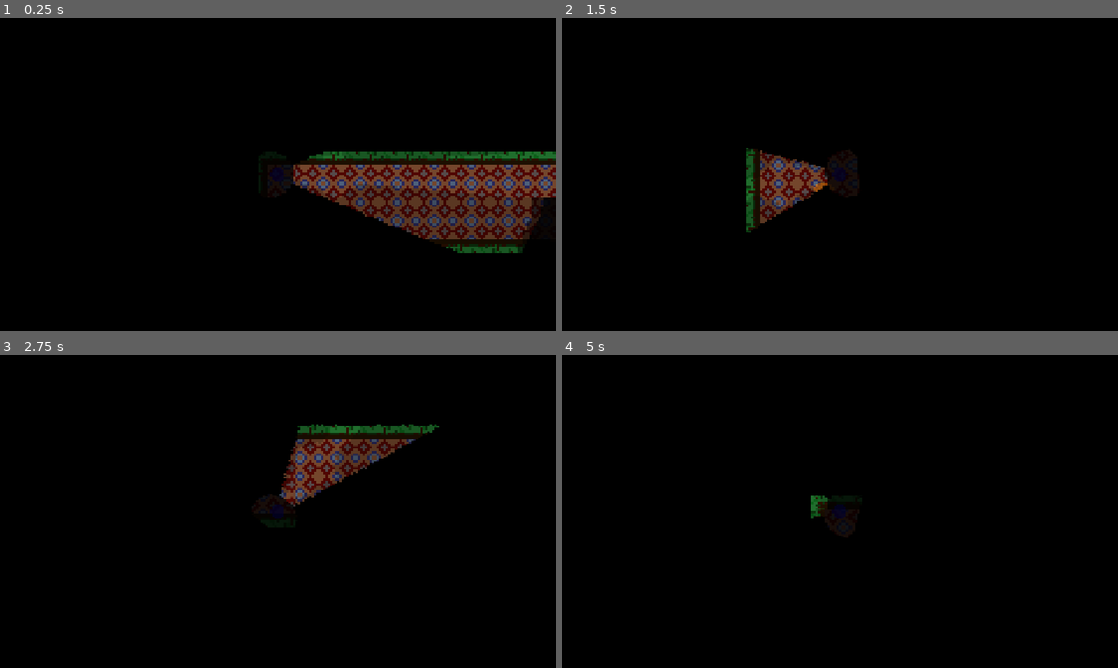
Above: before the commit, frames 1-4 (two rows, left to right).
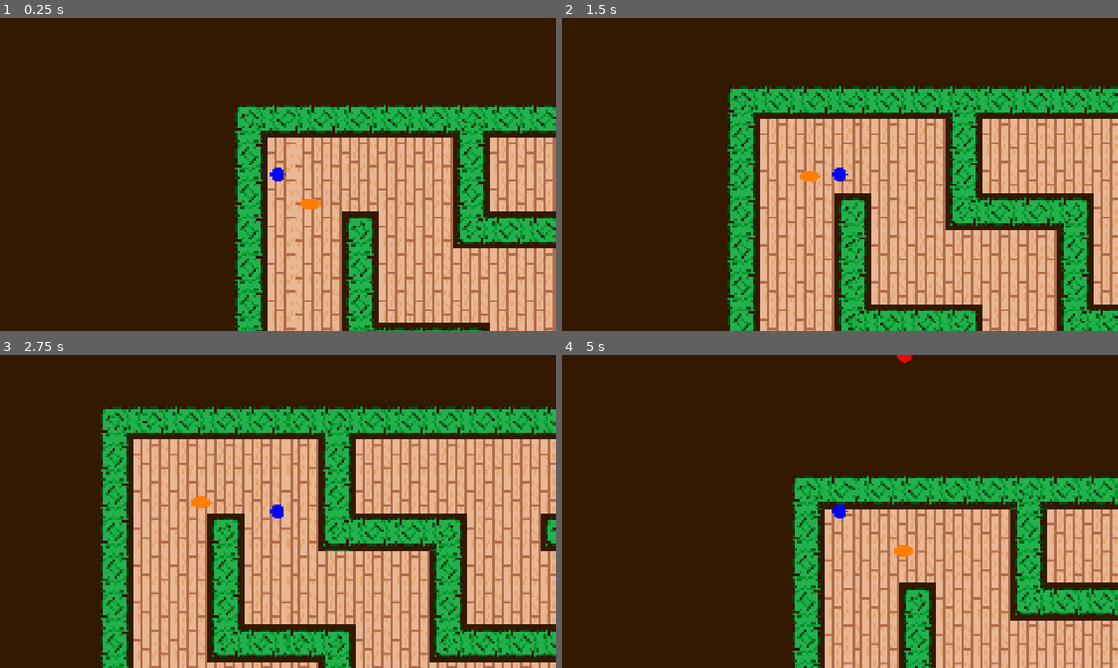
Above: after the commit, the same moments.

Repository: pt50hgm/DogMaze
Game: Godot game, scene res://Scenes/Game Scenes/Main.tscn
Two runs of this game, one before a commit and one after it. Both use one fixed random seed, a clock stepped at 60 frames per second and the inputs below.
Inputs (mouse positions are in pixels of both pictures, inside the frame that each line leads up to):
- Up to frame 1 (0.25 s): no input
- Up to frame 2 (1.5 s): hold Right (right) 0.53-1.28 s; hold X (call_dog) 0.53-1.28 s; click (840, 174) at 0.67 s; move the mouse to (728, 190) at 1.27 s; hold Down (down) from 1.28 s (still down); tap C (turbo_charge) at 1.35 s; click (728, 190) at 1.42 s
- Up to frame 3 (2.75 s): move the mouse to (333, 442) at 2.02 s; release Down (down) at 2.03 s; hold Right (right) from 2.03 s (still down); hold X (call_dog) from 2.03 s (still down); click (333, 442) at 2.17 s
- Up to frame 4 (5 s): move the mouse to (812, 574) at 2.77 s; release Right (right) at 2.78 s; release X (call_dog) at 2.78 s; hold W (up) 2.78-3.53 s; tap C (turbo_charge) at 2.85, 4.35 s; click (812, 574) at 2.92 s; move the mouse to (1006, 558) at 3.52 s; hold X (call_dog) 3.53-4.28 s; hold A (left) from 3.53 s (still down); click (1006, 558) at 3.67 s; move the mouse to (673, 464) at 4.27 s; click (673, 464) at 4.42 s

The runs differ from the first frame. In frame 1, 100% of the frame differs, in the area x 0-100%, y 0-100%; in frame 2, 100%; in frame 3, 100%; in frame 4, 100%.

Commit message:
Random spawn and exits
-Refactored scene hierarchy
-Added scene transition functionality
-Randomized spawn and exits for level 1

Diff:
--- /dev/null
+++ b/Scenes/Game Scenes/Level.gd
@@ -0,0 +1,41 @@
+extends Node2D
+
+
+# Declare member variables here. Examples:
+# var a = 2
+# var b = "text"
+export var dogStartOffset = Vector2(100, 100)
+
+onready var startPoints = $Navigation2D/Maze/StartPoints.get_children()
+onready var player = $Player
+onready var dog = $Navigation2D/Dog
+onready var maze = $Navigation2D/Maze
+onready var tileMap = $Navigation2D/Maze/TileMap
+
+var rng = RandomNumberGenerator.new()
+
+func set_player_to_start():
+	var randI = rng.randi_range(0, startPoints.size()-1)
+	var pos = startPoints[randI].position
+	player.position = pos
+	dog.position = player.position + dogStartOffset
+
+func set_maze_exit():
+	var randI = rng.randi_range(0, maze.exitYCoords.size()-1)
+	var exitYCoord = maze.exitYCoords[randI]
+
+	var v1 = Vector2(maze.exitXCoord, exitYCoord)
+	var v2 = Vector2(maze.exitXCoord, exitYCoord+1)
+	tileMap.set_cellv(v1, maze.floorTile)
+	tileMap.set_cellv(v2, maze.floorTile)
+	tileMap.update_bitmask_area(v1)
+	tileMap.update_bitmask_area(v2)
+
+# Called when the node enters the scene tree for the first time.
+func _ready():
+	set_player_to_start()
+	set_maze_exit()
+
+# Called every frame. 'delta' is the elapsed time since the previous frame.
+#func _process(delta):
+#	pass
--- /dev/null
+++ b/Scenes/Game Scenes/Level1.tscn
@@ -0,0 +1,28 @@
+[gd_scene load_steps=6 format=2]
+
+[ext_resource path="res://Scenes/Game Scenes/Maze1.tscn" type="PackedScene" id=1]
+[ext_resource path="res://Scenes/Objects/Dog.tscn" type="PackedScene" id=2]
+[ext_resource path="res://Scenes/Objects/Mimic.tscn" type="PackedScene" id=3]
+[ext_resource path="res://Scenes/Objects/Player.tscn" type="PackedScene" id=4]
+[ext_resource path="res://Scenes/Game Scenes/Level.gd" type="Script" id=5]
+
+[node name="Level" type="Node2D"]
+script = ExtResource( 5 )
+
+[node name="Navigation2D" type="Navigation2D" parent="."]
+
+[node name="Maze" parent="Navigation2D" instance=ExtResource( 1 )]
+
+[node name="Dog" parent="Navigation2D" instance=ExtResource( 2 )]
+position = Vector2( 320, 320 )
+moveSpeed = 3200.0
+followDuration = 20.0
+
+[node name="Mimic Manager" type="YSort" parent="Navigation2D"]
+
+[node name="Mimic" parent="Navigation2D/Mimic Manager" instance=ExtResource( 3 )]
+position = Vector2( 400, -400 )
+
+[node name="Player" parent="." instance=ExtResource( 4 )]
+position = Vector2( 160, 160 )
+turbo_light_energy = 1.5
--- a/Scenes/Game Scenes/Main.tscn
+++ b/Scenes/Game Scenes/Main.tscn
@@ -1,9 +1,7 @@
-[gd_scene load_steps=9 format=2]
+[gd_scene load_steps=7 format=2]
 
-[ext_resource path="res://Scenes/Game Scenes/Maze2.tscn" type="PackedScene" id=1]
-[ext_resource path="res://Scenes/Objects/Player.tscn" type="PackedScene" id=2]
-[ext_resource path="res://Scenes/Objects/Dog.tscn" type="PackedScene" id=3]
-[ext_resource path="res://Scenes/Objects/Mimic.tscn" type="PackedScene" id=5]
+[ext_resource path="res://Scenes/Game Scenes/Level1.tscn" type="PackedScene" id=1]
+[ext_resource path="res://Scripts/SceneManager.gd" type="Script" id=2]
 [ext_resource path="res://Scripts/TextureRect.gd" type="Script" id=7]
 
 [sub_resource type="Shader" id=163]
@@ -35,27 +33,10 @@
 handle_input_locally = false
 render_target_update_mode = 3
 
-[node name="Main" type="Node2D" parent="Viewport"]
+[node name="SceneManager" type="Node2D" parent="Viewport"]
+script = ExtResource( 2 )
 
-[node name="Navigation2D" type="Navigation2D" parent="Viewport/Main"]
-
-[node name="MazeManager" type="Node2D" parent="Viewport/Main/Navigation2D"]
-
-[node name="Maze" parent="Viewport/Main/Navigation2D/MazeManager" instance=ExtResource( 1 )]
-
-[node name="Dog" parent="Viewport/Main/Navigation2D" instance=ExtResource( 3 )]
-position = Vector2( 320, 320 )
-moveSpeed = 3200.0
-followDuration = 20.0
-
-[node name="Mimic Manager" type="YSort" parent="Viewport/Main/Navigation2D"]
-
-[node name="Mimic" parent="Viewport/Main/Navigation2D/Mimic Manager" instance=ExtResource( 5 )]
-position = Vector2( 400, -400 )
-
-[node name="Player" parent="Viewport/Main" instance=ExtResource( 2 )]
-position = Vector2( 160, 160 )
-turbo_light_energy = 1.5
+[node name="Level" parent="Viewport/SceneManager" instance=ExtResource( 1 )]
 
 [node name="TextureRect" type="TextureRect" parent="."]
 material = SubResource( 161 )
--- /dev/null
+++ b/Scenes/Game Scenes/Maze.gd
@@ -0,0 +1,19 @@
+extends Node2D
+
+export var exitXCoord : int
+export var exitYCoords : Array
+export var floorTile : int
+
+# Declare member variables here. Examples:
+# var a = 2
+# var b = "text"
+
+
+# Called when the node enters the scene tree for the first time.
+func _ready():
+	pass # Replace with function body.
+
+
+# Called every frame. 'delta' is the elapsed time since the previous frame.
+#func _process(delta):
+#	pass
--- a/Scenes/Game Scenes/Maze1.tscn
+++ b/Scenes/Game Scenes/Maze1.tscn
@@ -1,10 +1,14 @@
-[gd_scene load_steps=103 format=2]
+[gd_scene load_steps=105 format=2]
 
 [ext_resource path="res://Sprites/Maze/wooden_floor.png" type="Texture" id=1]
 [ext_resource path="res://Sprites/Maze/hedge_tileset.png" type="Texture" id=2]
+[ext_resource path="res://Scenes/Game Scenes/Maze.gd" type="Script" id=3]
 [ext_resource path="res://Sprites/Placeholders/Rect.png" type="Texture" id=4]
 [ext_resource path="res://Sprites/Maze/carpet.png" type="Texture" id=6]
 
+[sub_resource type="RectangleShape2D" id=167]
+extents = Vector2( 48, 4000 )
+
 [sub_resource type="OccluderPolygon2D" id=31]
 polygon = PoolVector2Array( 128, 128, 48, 128, 48, 48, 128, 48 )
 
@@ -662,6 +666,10 @@
 script = SubResource( 161 )
 
 [node name="Maze" type="Node2D"]
+script = ExtResource( 3 )
+exitXCoord = 69
+exitYCoords = [ 16, 28, 31, 43 ]
+floorTile = 5
 
 [node name="Background" type="Sprite" parent="."]
 modulate = Color( 0, 0, 0, 1 )
@@ -676,8 +684,36 @@
 scale = Vector2( 150, 100 )
 texture = ExtResource( 4 )
 
+[node name="Boundaries" type="Node2D" parent="."]
+
+[node name="LeftBound" type="StaticBody2D" parent="Boundaries"]
+position = Vector2( 64, 3000 )
+
+[node name="CollisionShape2D" type="CollisionShape2D" parent="Boundaries/LeftBound"]
+shape = SubResource( 167 )
+
+[node name="RightBound" type="Area2D" parent="Boundaries"]
+position = Vector2( 8960, 3000 )
+
+[node name="CollisionShape2D" type="CollisionShape2D" parent="Boundaries/RightBound"]
+shape = SubResource( 167 )
+
 [node name="TileMap" type="TileMap" parent="."]
 tile_set = SubResource( 2 )
 cell_size = Vector2( 128, 128 )
 format = 1
 tile_data = PoolIntArray( 0, 1, 4, 1, 1, 196609, 2, 1, 196609, 3, 1, 196609, 4, 1, 196609, 5, 1, 196609, 6, 1, 8, 7, 1, …(51908 unchanged characters)…
+
+[node name="StartPoints" type="Node2D" parent="."]
+
+[node name="StartPoint" type="Node2D" parent="StartPoints"]
+position = Vector2( 160, 256 )
+
+[node name="StartPoint2" type="Node2D" parent="StartPoints"]
+position = Vector2( 160, 1408 )
+
+[node name="StartPoint3" type="Node2D" parent="StartPoints"]
+position = Vector2( 160, 4480 )
+
+[node name="StartPoint4" type="Node2D" parent="StartPoints"]
+position = Vector2( 160, 5632 )
--- /dev/null
+++ b/Scenes/Game Scenes/SceneTransition.tscn
@@ -0,0 +1,83 @@
+[gd_scene load_steps=5 format=2]
+
+[ext_resource path="res://Scripts/SceneTransition.gd" type="Script" id=1]
+
+[sub_resource type="Animation" id=1]
+resource_name = "DissolveBlack"
+tracks/0/type = "value"
+tracks/0/path = NodePath("DissolveRectBlack:modulate")
+tracks/0/interp = 1
+tracks/0/loop_wrap = true
+tracks/0/imported = false
+tracks/0/enabled = true
+tracks/0/keys = {
+"times": PoolRealArray( 0, 1 ),
+"transitions": PoolRealArray( 2.2974, 2.2974 ),
+"update": 0,
+"values": [ Color( 1, 1, 1, 0 ), Color( 1, 1, 1, 1 ) ]
+}
+
+[sub_resource type="Animation" id=3]
+resource_name = "DissolveWhite"
+tracks/0/type = "value"
+tracks/0/path = NodePath("DissolveRectWhite:modulate")
+tracks/0/interp = 1
+tracks/0/loop_wrap = true
+tracks/0/imported = false
+tracks/0/enabled = true
+tracks/0/keys = {
+"times": PoolRealArray( 0, 1 ),
+"transitions": PoolRealArray( 2.2974, 2.2974 ),
+"update": 0,
+"values": [ Color( 1, 1, 1, 0 ), Color( 1, 1, 1, 1 ) ]
+}
+
+[sub_resource type="Animation" id=2]
+resource_name = "RESET"
+length = 0.01
+tracks/0/type = "value"
+tracks/0/path = NodePath("DissolveRectBlack:modulate")
+tracks/0/interp = 1
+tracks/0/loop_wrap = true
+tracks/0/imported = false
+tracks/0/enabled = true
+tracks/0/keys = {
+"times": PoolRealArray( 0 ),
+"transitions": PoolRealArray( 1 ),
+"update": 0,
+"values": [ Color( 1, 1, 1, 0 ) ]
+}
+tracks/1/type = "value"
+tracks/1/path = NodePath("DissolveRectWhite:modulate")
+tracks/1/interp = 1
+tracks/1/loop_wrap = true
+tracks/1/imported = false
+tracks/1/enabled = true
+tracks/1/keys = {
+"times": PoolRealArray( 0 ),
+"transitions": PoolRealArray( 1 ),
+"update": 0,
+"values": [ Color( 1, 1, 1, 0 ) ]
+}
+
+[node name="SceneTransition" type="CanvasLayer"]
+script = ExtResource( 1 )
+
+[node name="DissolveRectBlack" type="ColorRect" parent="."]
+modulate = Color( 1, 1, 1, 0 )
+margin_right = 1920.0
+margin_bottom = 1080.0
+mouse_filter = 2
+color = Color( 0, 0, 0, 1 )
+
+[node name="DissolveRectWhite" type="ColorRect" parent="."]
+modulate = Color( 1, 1, 1, 0 )
+margin_right = 1920.0
+margin_bottom = 1080.0
+mouse_filter = 2
+color = Color( 0.686275, 0.784314, 0.784314, 1 )
+
+[node name="AnimationPlayer" type="AnimationPlayer" parent="."]
+anims/DissolveBlack = SubResource( 1 )
+anims/DissolveWhite = SubResource( 3 )
+anims/RESET = SubResource( 2 )
--- a/Scenes/Objects/Dog.tscn
+++ b/Scenes/Objects/Dog.tscn
@@ -23,8 +23,11 @@
 frames = SubResource( 1 )
 
 [node name="NavigationAgent2D" type="NavigationAgent2D" parent="."]
+path_desired_distance = 10.0
+target_desired_distance = 50.0
 path_max_distance = 30.0
 avoidance_enabled = true
+radius = 50.0
 
 [node name="CollisionShape2D" type="CollisionShape2D" parent="."]
 shape = SubResource( 2 )
--- a/Scenes/Objects/Player.tscn
+++ b/Scenes/Objects/Player.tscn
@@ -35,6 +35,7 @@
 frames = SubResource( 1 )
 
 [node name="Light2D" type="Light2D" parent="Graphics"]
+visible = false
 texture = ExtResource( 3 )
 color = Color( 1, 1, 1, 0.588235 )
 mode = 3
--- a/Scripts/Dog.gd
+++ b/Scripts/Dog.gd
@@ -5,9 +5,10 @@
 export var dogTimer: float = 3.0
 
 onready var Main = get_parent()
-onready var Graphics = get_node("/root/ViewportContainer/Viewport/Main/Player/Graphics")
-onready var light = get_node("/root/ViewportContainer/Viewport/Main/Player/Graphics/Light2D")
-onready var Player = get_node("/root/ViewportContainer/Viewport/Main/Player")
+onready var Player = get_node(Util.levelPath + "/Player")
+onready var Graphics = get_node(Util.levelPath + "/Player/Graphics")
+onready var light = get_node(Util.levelPath + "/Player/Graphics/Light2D")
+
 
 var followTimer : float
 var followPlayer = false
--- a/Scripts/Mimic.gd
+++ b/Scripts/Mimic.gd
@@ -1,6 +1,6 @@
 extends KinematicBody2D
 
-onready var Player = get_node("/root/ViewportContainer/Viewport/Main/Player")
+onready var Player = get_node(Util.levelPath + "/Player")
 export var jumpscareDistance : float
 
 func _ready():
--- a/Scripts/Player.gd
+++ b/Scripts/Player.gd
@@ -45,8 +45,3 @@
 		light.energy = turbo_light_energy
 	else:
 		light.energy = default_light_energy
-
-
-
-func _on_Player_input_event(viewport, event, shape_idx):
-	pass # Replace with function body.
--- /dev/null
+++ b/Scripts/SceneManager.gd
@@ -0,0 +1,32 @@
+extends Node2D
+
+export var sceneNum = 0
+
+var scenes = [
+	preload("res://Scenes/Game Scenes/Level1.tscn"),
+#	preload("res://Scenes/Game Scenes/Level2.tscn"),
+#	preload("res://Scenes/Game Scenes/Level3.tscn"),
+]
+
+var isTransitioning = false
+
+
+# Called when the node enters the scene tree for the first time.
+func _ready():
+	pass
+
+
+# Called every frame. 'delta' is the elapsed time since the previous frame.
+func _process(delta):
+	pass
+
+# End the current level and start a new one. It may be the same level in the
+# case of a reset, or the next one if the player finishes the current one.
+func StartLevel(nextScene):
+	self.remove_child($Scene)
+	self.add_child(load(nextScene).instance())
+	isTransitioning = false
+
+func start_next_scene(nextScene):
+	SceneTransition.TransitionBlack(nextScene)
+	isTransitioning = true
--- /dev/null
+++ b/Scripts/SceneTransition.gd
@@ -0,0 +1,15 @@
+extends CanvasLayer
+
+onready var sceneManager = get_node("/root/ViewportContainer/Viewport/SceneManager")
+
+func TransitionBlack(nextScene):
+	$AnimationPlayer.play("DissolveBlack")
+	yield($AnimationPlayer, "animation_finished")
+	sceneManager.StartLevel(nextScene)
+	$AnimationPlayer.play_backwards("DissolveBlack")
+
+func TransitionWhite(nextScene):
+	$AnimationPlayer.play("DissolveWhite")
+	yield($AnimationPlayer, "animation_finished")
+	sceneManager.StartLevel(nextScene)
+	$AnimationPlayer.play_backwards("DissolveWhite")
--- /dev/null
+++ b/Scripts/Util.gd
@@ -0,0 +1,17 @@
+extends Node
+
+export var levelPath = "/root/ViewportContainer/Viewport/SceneManager/Level"
+
+# Declare member variables here. Examples:
+# var a = 2
+# var b = "text"
+
+
+# Called when the node enters the scene tree for the first time.
+func _ready():
+	pass # Replace with function body.
+
+
+# Called every frame. 'delta' is the elapsed time since the previous frame.
+#func _process(delta):
+#	pass
--- a/project.godot
+++ b/project.godot
@@ -13,6 +13,11 @@
 config/name="DogMaze"
 run/main_scene="res://Scenes/Game Scenes/Main.tscn"
 config/icon="res://icon.png"
+
+[autoload]
+
+SceneTransition="*res://Scripts/SceneTransition.gd"
+Util="*res://Scripts/Util.gd"
 
 [display]
 
Not shown: 3 places in Scenes/Game Scenes/Maze1.tscn that only renumber resources
Binary file removed: Sprites/Placeholders/circle.png
Not shown, removed: Sprites/Placeholders/circle.png.import
